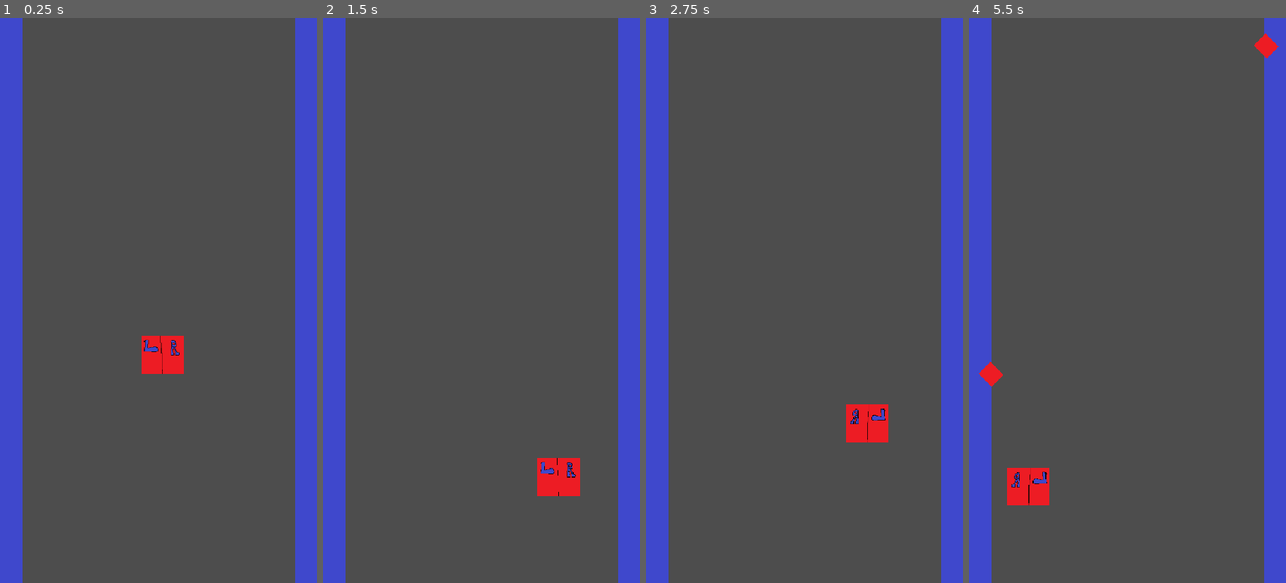
Above: before the commit, frames 1-4 (left to right).
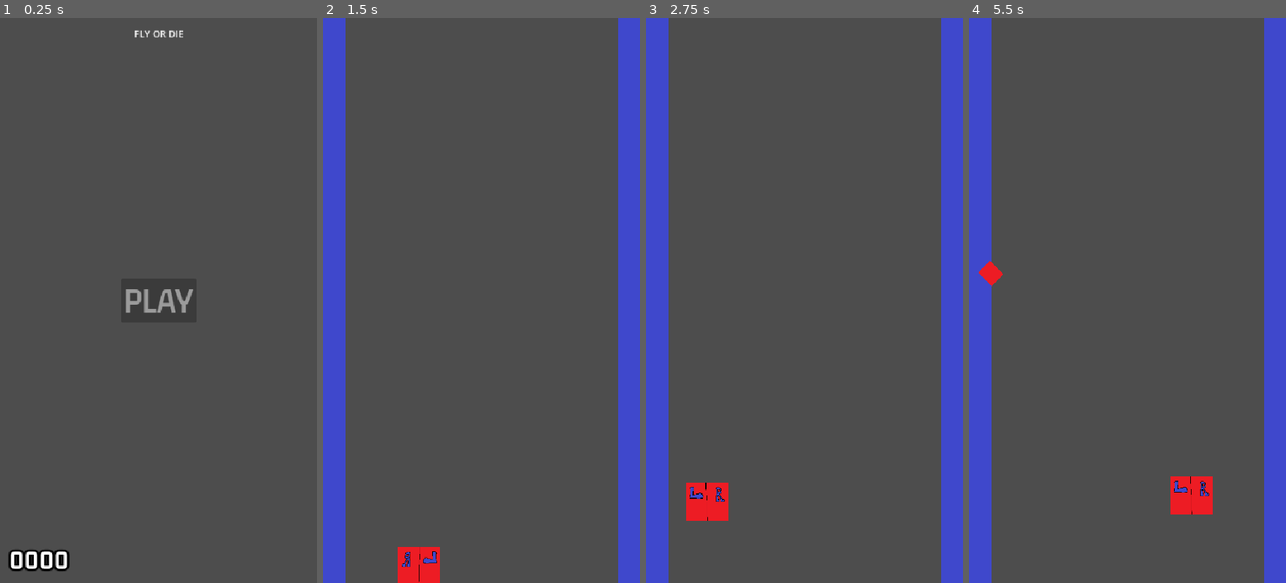
Above: after the commit, the same moments.

Repository: atknony/fly_or_die
Game: Godot game, scene res://Scenes/main_menu.tscn
Two runs of this game, one before a commit and one after it. Both use one fixed random seed, a clock stepped at 60 frames per second and the inputs below. Before the commit the project starts from res://Scenes/game.tscn.
Inputs (mouse positions are in pixels of both pictures, inside the frame that each line leads up to):
- Up to frame 1 (0.25 s): no input
- Up to frame 2 (1.5 s): click (481, 300) at 0.5 s, where only the run after the commit has a clickable "PLAY"; move the mouse to (551, 272) at 1.27 s
- Up to frame 3 (2.75 s): click (874, 272) at 1.52 s; move the mouse to (741, 328) at 2.02 s; click (741, 328) at 2.27 s
- Up to frame 4 (5.5 s): move the mouse to (1159, 176) at 2.77 s; move the mouse to (1111, 413) at 3.52 s; click (1111, 413) at 3.77 s; move the mouse to (1222, 385) at 4.27 s; click (1222, 385) at 4.52 s; move the mouse to (1032, 215) at 5.02 s; click (1032, 215) at 5.27 s

The runs differ from the first frame. In frame 1, 16% of the frame differs, in the area x 0-100%, y 0-100%; in frame 2, 1.8%; in frame 3, 1.8%; in frame 4, 2.3%.

Commit message:
OKU BENİ
-Spike Scriptinde Düzenlemeler Yapıldı
-Game sahnesindeki duvarlar artık area ve
method ismi değişti
-Bariyer sahnesi sahne şeklinde eklendiği için world boundarylerin yerini ayrı ayrı değiştiremiyorduk o yüzden artık normal bir şekilde sahnede
-Playerın collideri artık kutu

Diff:
--- a/Scenes/barier.tscn
+++ /dev/null
@@ -1,16 +0,0 @@
-[gd_scene load_steps=3 format=3 uid="uid://bx8b3hh4f27d5"]
-
-[sub_resource type="WorldBoundaryShape2D" id="WorldBoundaryShape2D_2iure"]
-
-[sub_resource type="WorldBoundaryShape2D" id="WorldBoundaryShape2D_j6smx"]
-normal = Vector2(0, 1)
-
-[node name="barrier" type="StaticBody2D"]
-
-[node name="CollisionShape2D" type="CollisionShape2D" parent="."]
-position = Vector2(0, 960)
-shape = SubResource("WorldBoundaryShape2D_2iure")
-
-[node name="CollisionShape2D2" type="CollisionShape2D" parent="."]
-position = Vector2(0, -17)
-shape = SubResource("WorldBoundaryShape2D_j6smx")
--- a/Scenes/game.tscn
+++ b/Scenes/game.tscn
@@ -2,49 +2,38 @@
 
 [ext_resource type="Script" uid="uid://bql07dpc0ft1f" path="res://Scripts/game.gd" id="1_ebmjs"]
 [ext_resource type="Texture2D" uid="uid://dw868ue3dpahb" path="res://Assets/wall.png" id="2_3dryh"]
-[ext_resource type="PackedScene" path="res://Scenes/barier.tscn" id="2_wrm1d"]
 [ext_resource type="PackedScene" uid="uid://bc33flt6mjyp0" path="res://Scenes/player.tscn" id="3_3dryh"]
 
-[sub_resource type="RectangleShape2D" id="RectangleShape2D_wowpa"]
-size = Vector2(91, 1073)
+[sub_resource type="RectangleShape2D" id="RectangleShape2D_wrm1d"]
+size = Vector2(134, 1002)
 
-[sub_resource type="RectangleShape2D" id="RectangleShape2D_3dryh"]
-size = Vector2(25, 1073)
+[sub_resource type="WorldBoundaryShape2D" id="WorldBoundaryShape2D_wrm1d"]
+distance = -962.0
+
+[sub_resource type="WorldBoundaryShape2D" id="WorldBoundaryShape2D_3dryh"]
 
 [node name="Game" type="Node2D"]
 script = ExtResource("1_ebmjs")
 
-[node name="walls" type="StaticBody2D" parent="."]
+[node name="walls" type="Area2D" parent="."]
 
-[node name="left" type="Sprite2D" parent="walls"]
+[node name="LeftWall" type="Sprite2D" parent="walls"]
 position = Vector2(-30, 464)
-scale = Vector2(0.663366, 0.753511)
+scale = Vector2(0.663366, 0.703652)
 texture = ExtResource("2_3dryh")
 
-[node name="right" type="Sprite2D" parent="walls"]
-position = Vector2(570, 471)
-scale = Vector2(0.663366, 0.753511)
+[node name="LeftCollider" type="CollisionShape2D" parent="walls"]
+position = Vector2(-30, 464)
+shape = SubResource("RectangleShape2D_wrm1d")
+
+[node name="RightWall" type="Sprite2D" parent="walls"]
+position = Vector2(570, 464)
+scale = Vector2(0.663366, 0.703652)
 texture = ExtResource("2_3dryh")
 
-[node name="CollisionShape2D" type="CollisionShape2D" parent="walls"]
-position = Vector2(-9, 464.5)
-shape = SubResource("RectangleShape2D_wowpa")
-
-[node name="CollisionShape2D2" type="CollisionShape2D" parent="walls"]
-position = Vector2(549, 471)
-shape = SubResource("RectangleShape2D_wowpa")
-
-[node name="areawall" type="Area2D" parent="walls"]
-
-[node name="CollisionShape2D" type="CollisionShape2D" parent="walls/areawall"]
-position = Vector2(32.5, 464.5)
-shape = SubResource("RectangleShape2D_3dryh")
-
-[node name="CollisionShape2D2" type="CollisionShape2D" parent="walls/areawall"]
-position = Vector2(505, 471)
-shape = SubResource("RectangleShape2D_3dryh")
-
-[node name="barrier" parent="." instance=ExtResource("2_wrm1d")]
+[node name="RightCollider" type="CollisionShape2D" parent="walls"]
+position = Vector2(570, 464)
+shape = SubResource("RectangleShape2D_wrm1d")
 
 [node name="Player" parent="." instance=ExtResource("3_3dryh")]
 position = Vector2(251, 539)
@@ -63,5 +52,16 @@
 
 [node name="spike_holder" type="Node" parent="Spawner"]
 
-[connection signal="body_entered" from="walls/areawall" to="." method="_on_player_entered"]
+[node name="Barrier" type="StaticBody2D" parent="."]
+
+[node name="Lower Barrier" type="CollisionShape2D" parent="Barrier"]
+position = Vector2(0, 1)
+shape = SubResource("WorldBoundaryShape2D_wrm1d")
+
+[node name="Upper Barrier" type="CollisionShape2D" parent="Barrier"]
+position = Vector2(0, -38)
+scale = Vector2(-1, -1)
+shape = SubResource("WorldBoundaryShape2D_3dryh")
+
+[connection signal="body_entered" from="walls" to="." method="_on_player_bumped_walls"]
 [connection signal="timeout" from="Spawner/Spawntimer" to="." method="_on_spawntimer_timeout"]
--- a/Scenes/player.tscn
+++ b/Scenes/player.tscn
@@ -3,8 +3,8 @@
 [ext_resource type="Script" uid="uid://cr2hk05y8e1dl" path="res://Scripts/player.gd" id="1_cvnsp"]
 [ext_resource type="Texture2D" uid="uid://bf6tm2io8jy13" path="res://Assets/fly.png" id="2_cvnsp"]
 
-[sub_resource type="CircleShape2D" id="CircleShape2D_cvnsp"]
-radius = 63.0079
+[sub_resource type="RectangleShape2D" id="RectangleShape2D_cvnsp"]
+size = Vector2(102.857, 91.4286)
 
 [node name="Player" type="CharacterBody2D"]
 scale = Vector2(0.7, 0.7)
@@ -14,4 +14,6 @@
 texture = ExtResource("2_cvnsp")
 
 [node name="CollisionShape2D" type="CollisionShape2D" parent="."]
-shape = SubResource("CircleShape2D_cvnsp")
+position = Vector2(-4.08718e-06, -4.08718e-06)
+scale = Vector2(1, 1)
+shape = SubResource("RectangleShape2D_cvnsp")
--- a/Scripts/game.gd
+++ b/Scripts/game.gd
@@ -1,6 +1,6 @@
 extends Node2D
+
 const SPIKE = preload("res://Scenes/spike.tscn")
-
 
 var COUNTER: int = 0
 
@@ -9,41 +9,18 @@
 @onready var leftlower: Marker2D = $Spawner/leftlower
 @onready var spike_holder: Node = $Spawner/spike_holder
 
-
-
-# Called when the node enters the scene tree for the first time.
-func _ready() -> void:
-	pass # Replace with function body.
-
-
-# Called every frame. 'delta' is the elapsed time since the previous frame.
-func _process(delta: float) -> void:
-	pass
-
-
-func _on_player_entered(body: Node2D) -> void:
+func _on_player_bumped_walls(body: Node2D) -> void:
 	player.transform.x *= -1
 	player.velocity.x *= -1
 
-
 func spawn_spike() -> void:
 	var new_spike = SPIKE.instantiate()
-	var y_position: float = randf_range(
-		leftupper.position.y,
-		leftlower.position.y,
-	)
-	if int(COUNTER) % 2 == 0:
-		new_spike.position = Vector2(
-			506,
-			y_position
-		)
+	var y_position: float = randf_range(leftupper.position.y,leftlower.position.y)
+	if COUNTER % 2 == 0:
+		new_spike.position = Vector2(506,y_position)
 	else:
-		new_spike.position = Vector2(
-			37,
-			y_position
-		)
+		new_spike.position = Vector2(37,y_position)
 	new_spike.SPEED += COUNTER * 15
-
 	spike_holder.add_child(new_spike)
 
 
--- a/Scripts/spike.gd
+++ b/Scripts/spike.gd
@@ -3,7 +3,6 @@
 var SPEED: float = 120.0
 const ACCELERATION: float = 50.0
 const OFF_SCREEN: float = 1000.0
-
 
 func _process(delta: float) -> void:
 	SPEED += ACCELERATION * delta
@@ -12,6 +11,5 @@
 func _ready() -> void:
 	pass
 
-
 func _on_2d_screen_exited() -> void:
 	queue_free()
--- a/project.godot
+++ b/project.godot
@@ -11,7 +11,7 @@
 [application]
 
 config/name="fly_or_die"
-run/main_scene="uid://bxcbtl6oxlfu"
+run/main_scene="uid://blu6bkrhra286"
 config/features=PackedStringArray("4.4", "Mobile")
 config/icon="res://icon.svg"
 
